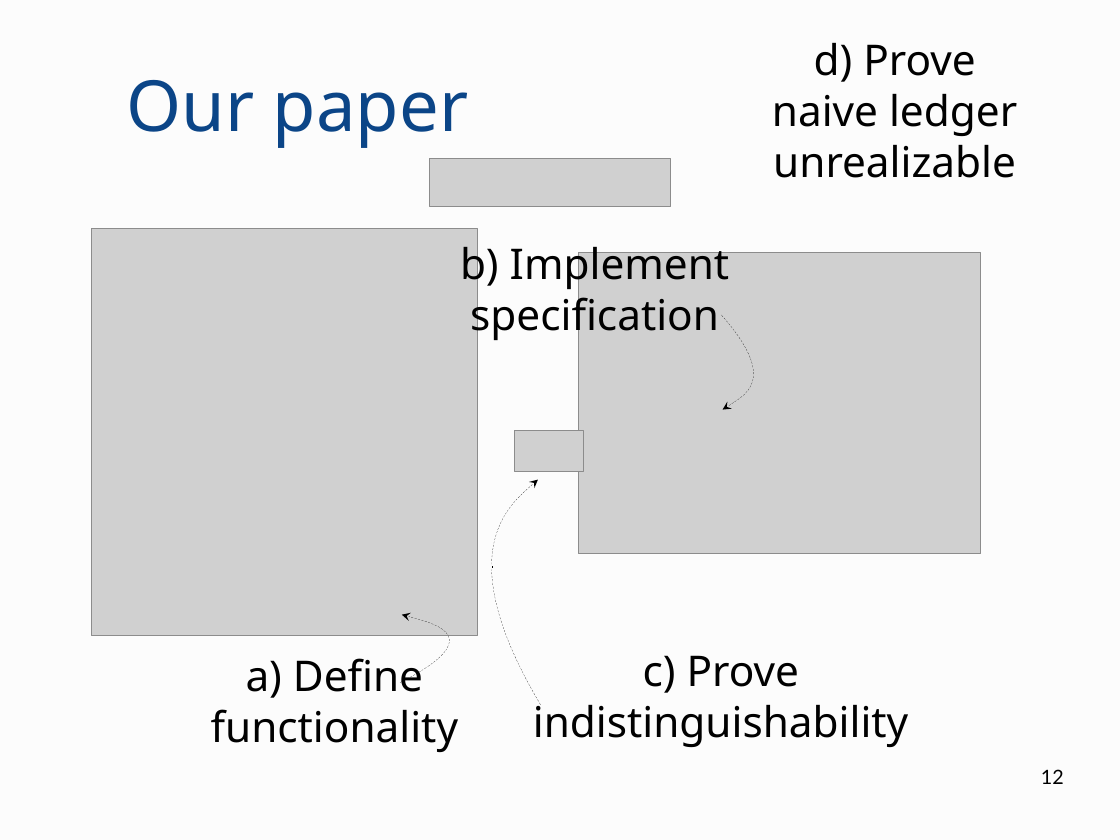
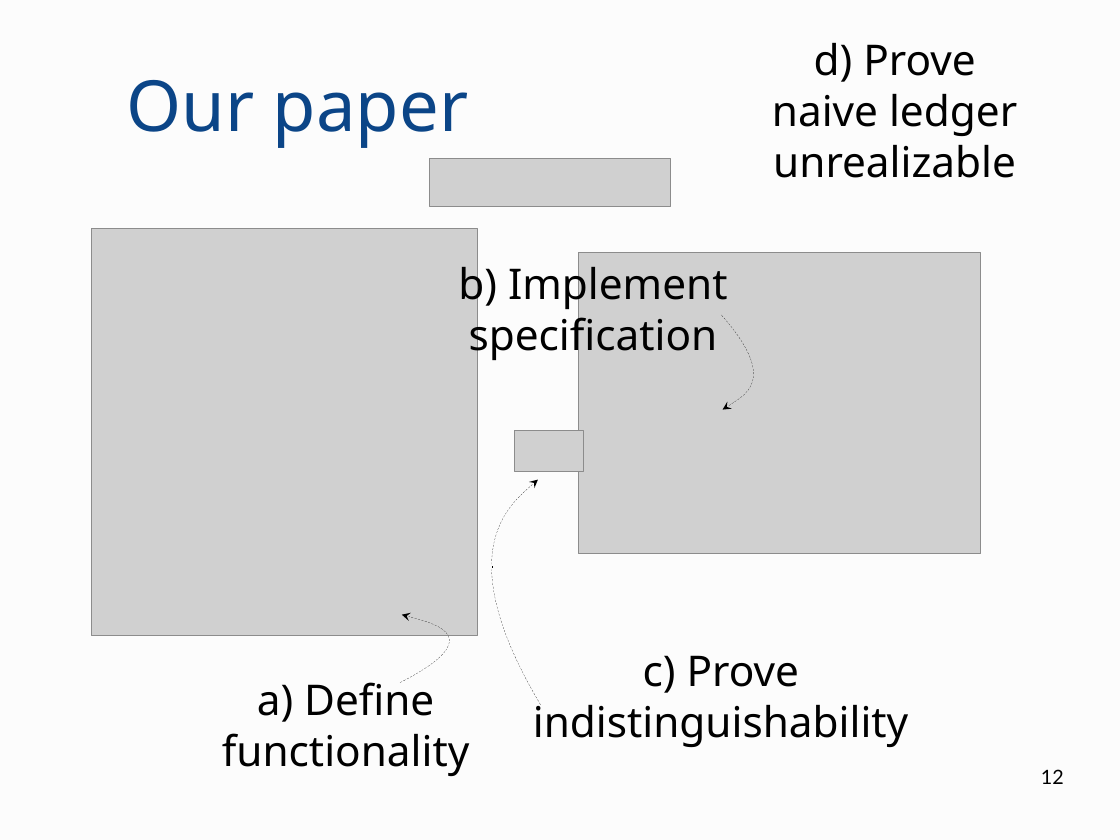
Before and after one commit to OrfeasLitos/PaymentChannels, a slide deck: slide 12 of paper-slides/presentation.odp. Drawn at 1120x840 pixels with LibreOffice and Linux fonts; fonts in the diff are those of the drawing; grey boxes stand for pictures. Boxes give left, top, right and bottom in pixels: in the first picture for what was removed or moved away, otherwise in the second. Text is boxed around its words. In the diff, an @@ line names an element or a change of style, - is before the commit and + after.

Commit message:
Update paper presentation for ABT-Scotland

```diff
--- a/paper-slides/presentation.odp
+++ b/paper-slides/presentation.odp
@@ text "b) Implement specification": place and size @@
-text "b) Implement specification" at [460,240,730,342]
+text "b) Implement specification" at [458,260,728,362]
@@ text "a) Define functionality" rewrapped from [211,658,459,752] to [222,676,470,776] @@
```
Also in this commit, not shown: 10 other slides changed, 1 other file.
